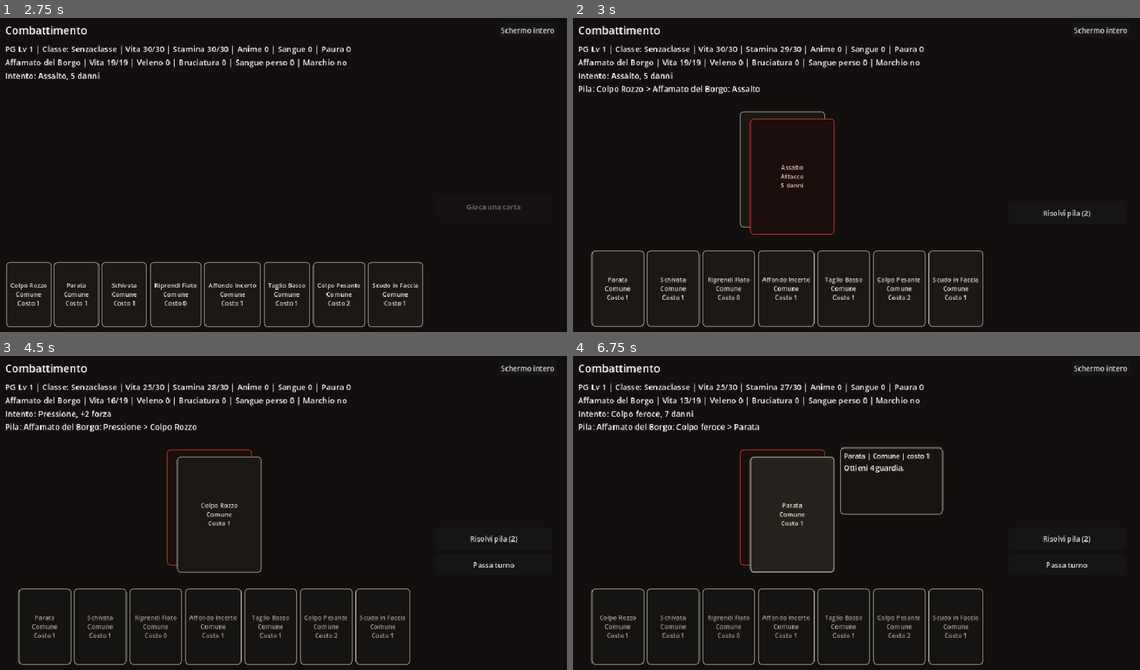
Above: before the commit, frames 1-4 (two rows, left to right).
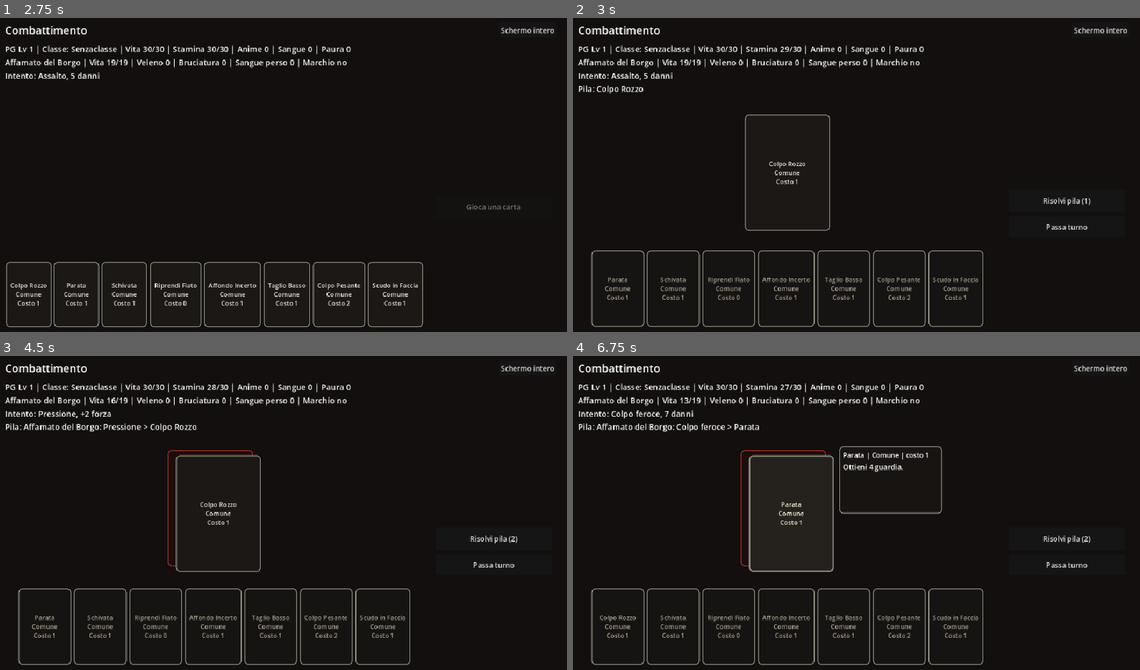
Above: after the commit, the same moments.

Repository: Chivas1504/Gioco
Game: Godot game, scene res://scenes/main.tscn
Same seed, same stepped clock (60 frames per second), same inputs: the game is played once before the commit and once after it.
Inputs:
- Up to frame 1 (2.75 s): click "Schermo intero" at 0.5 s; click "Finestra" at 1.25 s; click "Nuova run" at 2 s
- Up to frame 2 (3 s): click "Colpo Rozzo Comune Costo 1" at 2.75 s
- Up to frame 3 (4.5 s): click "Risolvi pila (2)" (after the commit: "Risolvi pila (1)") at 3.5 s; click "Colpo Rozzo Comune Costo 1" at 4.25 s
- Up to frame 4 (6.75 s): click "Risolvi pila (2)" at 5 s; click "Parata Comune Costo 1" at 5.75 s; click "Colpo feroce Attacco 7 danni" at 6.5 s

Frame 1 is identical in both runs. In frame 2, 2.2% of the frame differs, in the area x 5-92%, y 21-90%; in frame 3, 0.9%; in frame 4, 1.8%.

Commit message:
Migliora controllo e risoluzione pila combat

Diff:
--- a/scripts/combat/combat_state.gd
+++ b/scripts/combat/combat_state.gd
@@ -123,11 +123,8 @@
 	if used_sorcerer_bonus:
 		used_class_bonuses.append(CardRules.CLASS_SORCERER)
 	var messages = ["Impili %s. Stamina -%d." % [card.get("name", card_id), cost]]
-	if round_starter == "player":
-		_stage_enemy_card(messages)
-	else:
-		stack_turn_owner = "resolve"
-		messages.append("Sei entrato per secondo: puoi risolvere la pila prima della prossima carta nemica.")
+	stack_turn_owner = "resolve"
+	messages.append("Scegli se risolvere la pila o passare il turno al nemico.")
 	return {
 		"ok": true,
 		"message": " ".join(messages),
@@ -145,7 +142,6 @@
 func can_pass_stack_turn() -> bool:
 	return (
 		not ended
-		and round_starter == "enemy"
 		and has_staged_cards()
 		and (stack_turn_owner == "player" or stack_turn_owner == "resolve")
 	)
@@ -211,8 +207,22 @@
 	for entry in stack:
 		var stack_entry: Dictionary = entry
 		if String(stack_entry.get("owner", "")) == "enemy":
+			if int(damage_pool.get("damage", 0)) > 0:
+				_apply_damage_pool(damage_pool, killed_before, messages)
+				damage_pool = {
+					"damage": 0,
+					"recover_stamina_on_kill": 0,
+					"gain_blood_on_kill": 0,
+				}
+				if _stop_stack_if_combat_ended(messages):
+					return {"ok": true, "message": " ".join(messages)}
 			_apply_enemy_stack_entry(stack_entry, incoming_pool, messages)
 		else:
+			if int(incoming_pool.get("damage", 0)) > 0:
+				_apply_incoming_damage_pool(incoming_pool, messages)
+				incoming_pool = {"damage": 0}
+				if _stop_stack_if_combat_ended(messages):
+					return {"ok": true, "message": " ".join(messages)}
 			var card_id = String(stack_entry.get("card_id", ""))
 			var card = GameDatabase.get_card(card_id)
 			if card.is_empty():
@@ -225,21 +235,29 @@
 				else:
 					messages.append("%s si risolve." % card.get("name", card_id))
 				messages.append_array(_apply_card_effects(card, level, damage_pool))
+				if _stop_stack_if_combat_ended(messages):
+					return {"ok": true, "message": " ".join(messages)}
 
 	_apply_damage_pool(damage_pool, killed_before, messages)
+	if _stop_stack_if_combat_ended(messages):
+		return {"ok": true, "message": " ".join(messages)}
 	_apply_incoming_damage_pool(incoming_pool, messages)
+	if _stop_stack_if_combat_ended(messages):
+		return {"ok": true, "message": " ".join(messages)}
+	_apply_end_of_intent_status(messages)
+	if _stop_stack_if_combat_ended(messages):
+		return {"ok": true, "message": " ".join(messages)}
+	_tick_temporary_statuses()
+	var enemy_cards_played = max(1, enemy_cards_staged_this_round)
+	_reset_intent_state()
+	_apply_end_of_round_class_effects(messages)
+	if _stop_stack_if_combat_ended(messages):
+		return {"ok": true, "message": " ".join(messages)}
+	enemy["intent_index"] = int(enemy.get("intent_index", 0)) + enemy_cards_played
+	stamina_spent_this_round = 0
+	_apply_round_start_class_effects(messages)
+	_start_new_stack_turn(messages)
 	_check_end_state()
-	if not ended:
-		_apply_end_of_intent_status(messages)
-		_tick_temporary_statuses()
-		var enemy_cards_played = max(1, enemy_cards_staged_this_round)
-		_reset_intent_state()
-		_apply_end_of_round_class_effects(messages)
-		enemy["intent_index"] = int(enemy.get("intent_index", 0)) + enemy_cards_played
-		stamina_spent_this_round = 0
-		_apply_round_start_class_effects(messages)
-		_start_new_stack_turn(messages)
-		_check_end_state()
 	return {"ok": true, "message": " ".join(messages)}
 
 
@@ -652,6 +670,22 @@
 		victory = false
 
 
+func _stop_stack_if_combat_ended(messages: Array) -> bool:
+	if enemy.get("health", 0) <= 0:
+		ended = true
+		victory = true
+	elif run_state.health <= 0:
+		ended = true
+		victory = false
+	if not ended:
+		return false
+	if victory:
+		messages.append("La pila si interrompe: il nemico cade.")
+	else:
+		messages.append("La pila si interrompe: crolli prima che il resto si risolva.")
+	return true
+
+
 func _get_card_trigger_count(card: Dictionary) -> int:
 	if (
 		run_state.active_class == CardRules.CLASS_WARRIOR
--- a/scripts/main.gd
+++ b/scripts/main.gd
@@ -19,8 +19,8 @@
 const HAND_CARD_COLUMNS = 12
 const HAND_CARD_ZOOM = 1.12
 const HAND_CARD_MIN_SCALE = 0.62
-const STACK_CARD_OFFSET = Vector2(22, 16)
-const STACK_CARD_MIN_SCALE = 0.45
+const STACK_CARD_OFFSET = Vector2(18, 12)
+const STACK_CARD_MIN_SCALE = 0.58
 const STACK_CARD_PREVIEW_WIDTH = 230
 const STACK_CARD_PREVIEW_HEIGHT = 150
 
@@ -483,7 +483,7 @@
 	var staged_cards = combat_state.get_staged_stack_entries()
 	var stack_scale = _get_stack_card_scale(staged_cards.size())
 	var stack_card_size = Vector2(CARD_WIDTH, CARD_HEIGHT) * stack_scale
-	var stack_offset = STACK_CARD_OFFSET * stack_scale
+	var stack_offset = _get_stack_card_offset(staged_cards.size(), stack_scale)
 	var stack_board = Control.new()
 	stack_board.custom_minimum_size = Vector2(
 		stack_card_size.x + stack_offset.x * max(0, staged_cards.size() - 1),
@@ -1119,8 +1119,15 @@
 func _get_stack_card_scale(count: int) -> float:
 	if count <= 4:
 		return 1.0
-	var shrink = 1.0 - float(count - 4) * 0.075
+	var shrink = 1.0 - float(count - 4) * 0.04
 	return max(STACK_CARD_MIN_SCALE, shrink)
+
+
+func _get_stack_card_offset(count: int, scale: float) -> Vector2:
+	if count <= 1:
+		return Vector2.ZERO
+	var crowding = max(0.45, 1.0 - float(max(0, count - 8)) * 0.045)
+	return STACK_CARD_OFFSET * scale * crowding
 
 
 func _get_hand_card_scale(count: int) -> float:
